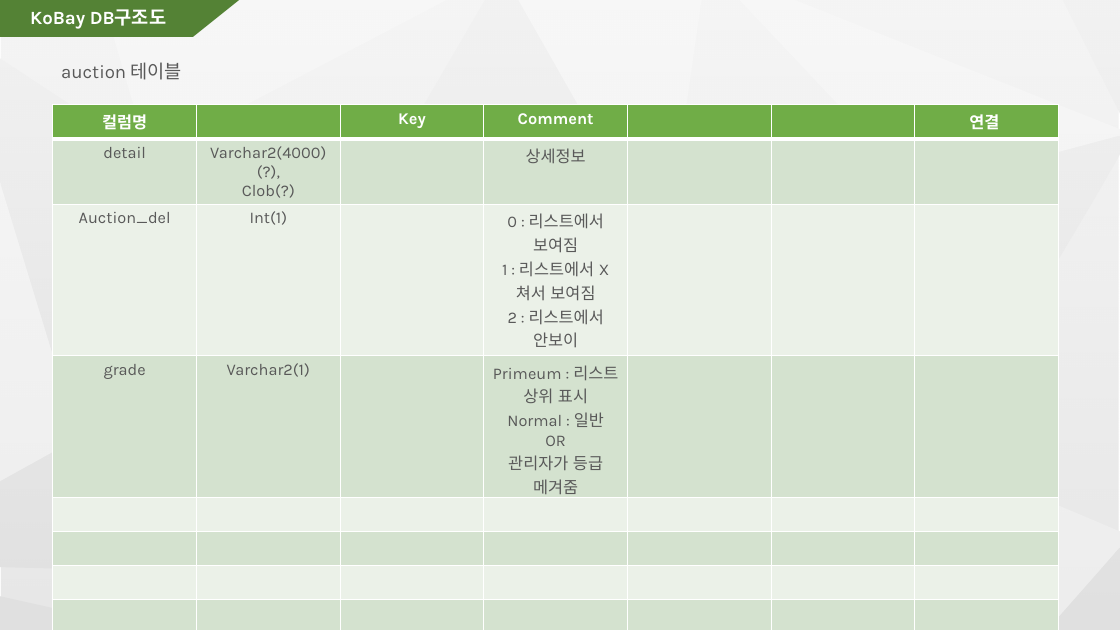
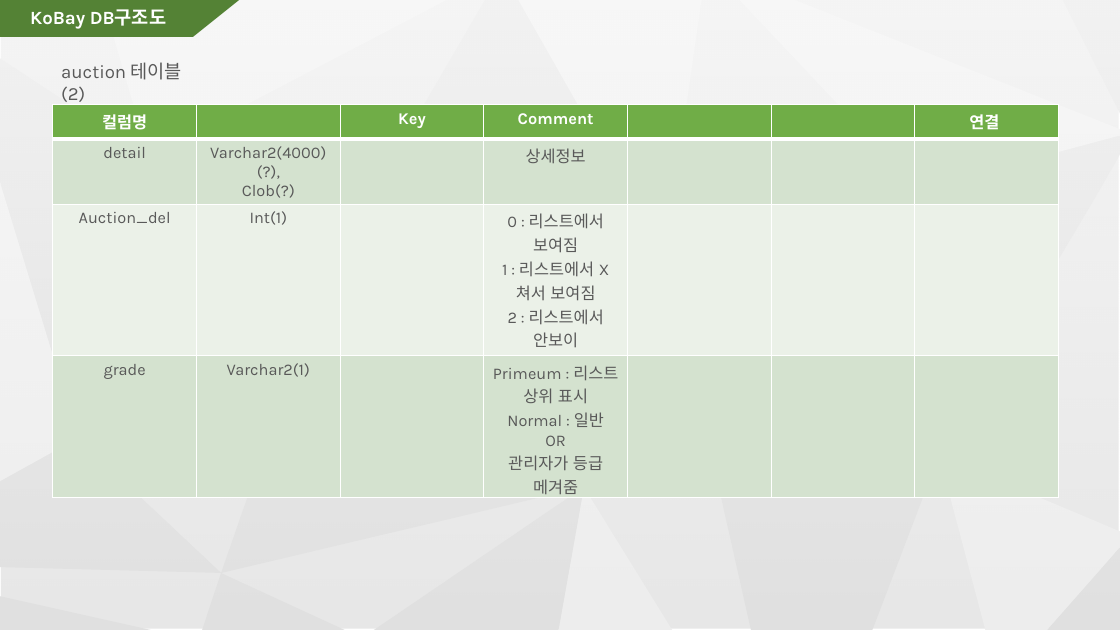
Before and after one commit to ezenProject/egovKobay, a slide deck: slide 26 of kobay_Cteam_ver3.pptx. Drawn at 1120x630 pixels with LibreOffice and Linux fonts; fonts in the diff are those of the drawing. Boxes give left, top, right and bottom in pixels: in the first picture for what was removed or moved away, otherwise in the second. Text is boxed around its words. In the diff, an @@ line names an element or a change of style, - is before the commit and + after.

Commit message:
테이블 구조

```diff
--- a/kobay_Cteam_ver3.pptx
+++ b/kobay_Cteam_ver3.pptx
@@ text at (61, 62, 182, 102): text changed @@
-auction 테이블
+auction 테이블(2)
@@ table at (53, 105, 1059, 502) @@
-row 5:  |  |  |  |  |  | 
-row 6:  |  |  |  |  |  | 
-row 7:  |  |  |  |  |  | 
-row 8:  |  |  |  |  |  | 
-row 9:  |  |  |  |  |  | 
-row 10:  |  |  |  |  |  | 
-row 11:  |  |  |  |  |  | 
-row 12:  |  |  |  |  |  | 
-row 13:  |  |  |  |  |  | 
-row 14:  |  |  |  |  |  | 
```
Also in this commit, not shown: 1 other slide changed.
